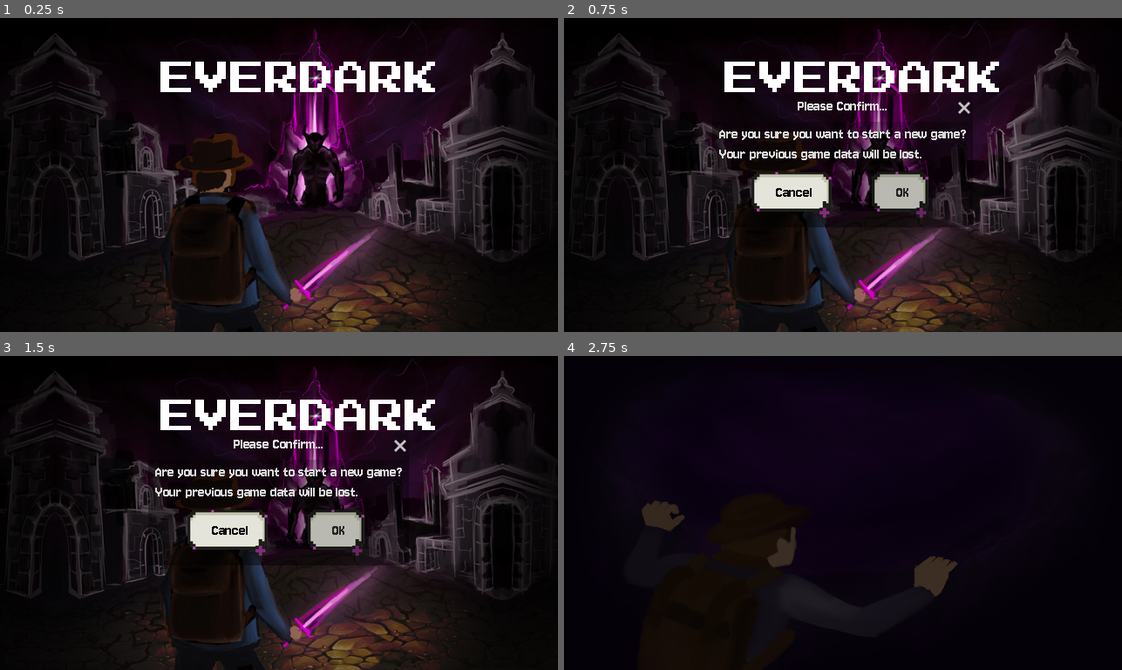
Above: before the commit, frames 1-4 (two rows, left to right).
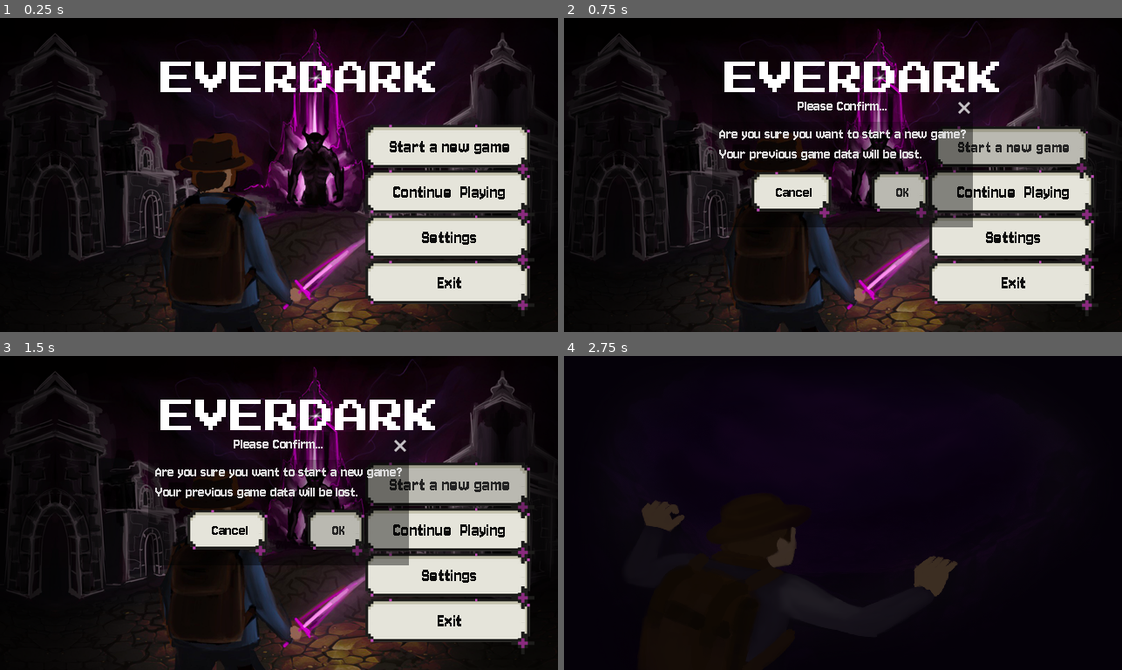
Above: after the commit, the same moments.

Repository: TimoRoggel/EverDark
Game: Godot game, scene res://UI/Main menu/main_menu.tscn
Same seed, same stepped clock (60 frames per second), same inputs: the game is played once before the commit and once after it. The engine's default icon, where the game draws it, is replaced by a stand-in: a white triangle on a blue panel in a dark square. Sound files missing from this copy of the repository are replaced by a short silence.
Inputs:
- Up to frame 1 (0.25 s): no input
- Up to frame 2 (0.75 s): click "Start a new game" at 0.5 s
- Up to frame 3 (1.5 s): click "Start a new game" at 1.25 s
- Up to frame 4 (2.75 s): click "OK" at 2 s

The runs differ from the first frame. In frame 1, 14% of the frame differs, in the area x 65-96%, y 33-94%; in frame 2, 13%; in frame 3, 14%; in frame 4, nothing differs.

Commit message:
final issues fixed

Diff:
--- a/project.godot
+++ b/project.godot
@@ -11,7 +11,7 @@
 [application]
 
 config/name="Everdark"
-config/version="2025"
+config/version="2026-01"
 run/main_scene="uid://c5x7ph6tqdf08"
 config/features=PackedStringArray("4.5", "Forward Plus")
 config/icon="uid://dohxaqpdlgg4q"
--- a/scripts/tools/animated_button.gd
+++ b/scripts/tools/animated_button.gd
@@ -32,6 +32,7 @@
 	mat.shader = SHADER
 	mat.set_shader_parameter("pivot", size * 0.5)
 	mat.set_shader_parameter("scale", 1.0)
+	mat.set_shader_parameter("pixel_size", Vector2.ONE / size)
 	return mat
 
 func zoom(amount: float = 1.2) -> void:
--- a/shaders/button.gdshader
+++ b/shaders/button.gdshader
@@ -2,9 +2,10 @@
 
 uniform float scale: hint_range(0.0, 2.0) = 1.0;
 uniform vec2 pivot = vec2(0.5, 0.5);
+uniform vec2 pixel_size = vec2(0.01, 0.01);
 
 void vertex() {
-	VERTEX -= pivot * POINT_SIZE;
+	VERTEX -= pivot;
 	VERTEX *= scale;
-	VERTEX += pivot * POINT_SIZE;
+	VERTEX += pivot;
 }
Not shown, changed: export_presets.cfg
